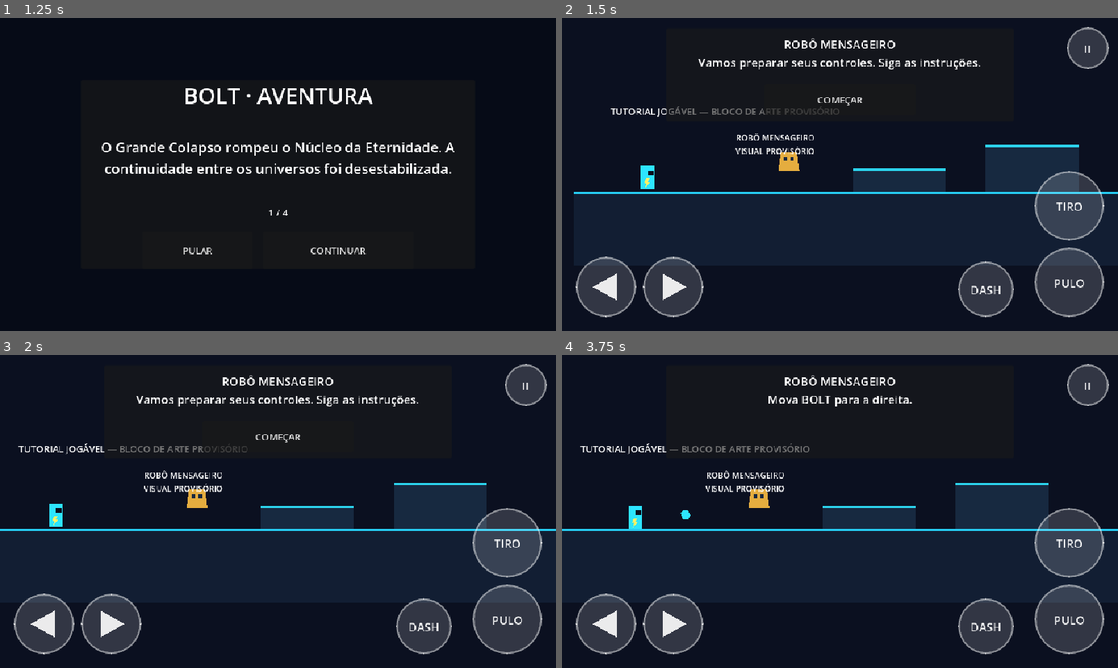
Above: before the commit, frames 1-4 (two rows, left to right).
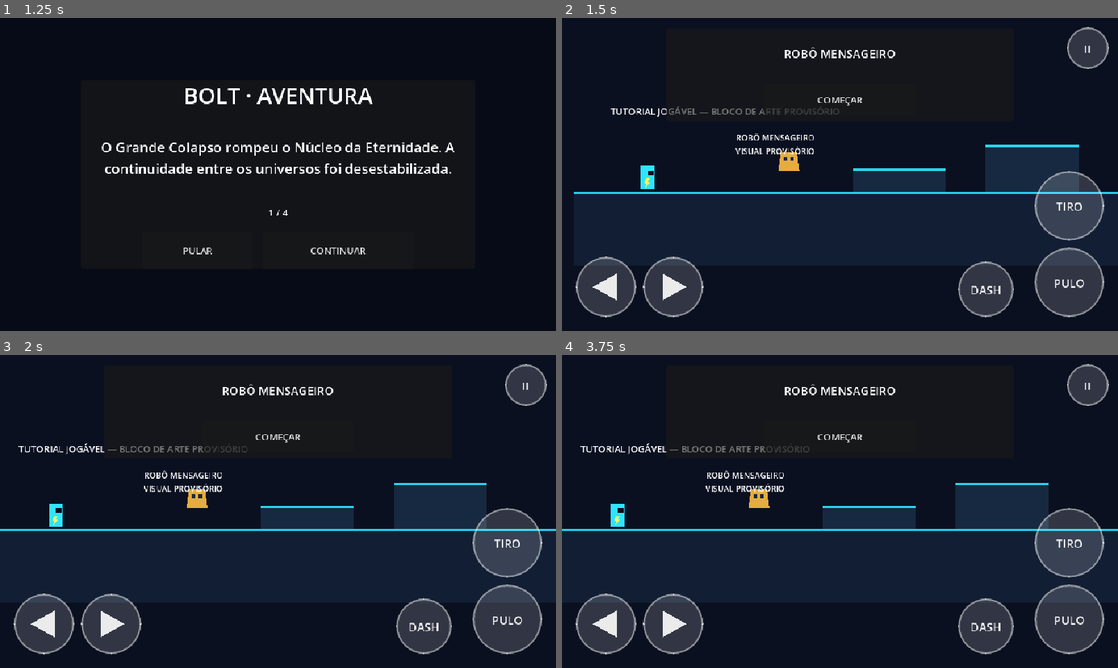
Above: after the commit, the same moments.

Repository: jyanzy19-yml/new-bolt-aventura
Game: Godot game, scene res://scenes/boot/boot.tscn
The game is run twice, just before and just after one commit, with the same random seed, the same clock (stepped at 60 frames per second) and the same inputs.
Inputs (mouse positions are in pixels of both pictures, inside the frame that each line leads up to):
- Up to frame 1 (1.25 s): click "NOVA JORNADA" at 0.5 s
- Up to frame 2 (1.5 s): click "PULAR" at 1.25 s
- Up to frame 3 (2 s): no input
- Up to frame 4 (3.75 s): click "COMEÇAR" at 2 s; click (840, 436) at 2.75 s, where only the run after the commit has a clickable "COMEÇAR"; tap Enter at 3.5 s; move the mouse to (962, 495) at 3.52 s; hold D (move_right) from 3.53 s (still down); tap J (attack) at 3.6 s; click (962, 495) at 3.67 s

Frame 1 is identical in both runs. In frame 2, 1.2% of the frame differs, in the area x 24-76%, y 6-17%; in frame 3, 1.2%; in frame 4, 1.4%, in the area x 8-63%, y 6-56%.
Error after the commit: Invalid access to property or key 'defeated' on a base object of type 'null instance'. (res://scripts/tutorial/tutorial.gd:35)

Commit message:
feat: add basic attack lesson to tutorial

Diff:
--- a/scripts/tutorial/tutorial.gd
+++ b/scripts/tutorial/tutorial.gd
@@ -6,13 +6,15 @@
 const CAMERA_LIMITS: Rect2i = Rect2i(0, -320, 1400, 560)
 const MOVE_TARGET_X: float = 300.0
 
-enum Step { INTRO, MOVE, JUMP, DASH, COMPLETE }
+enum Step { INTRO, MOVE, JUMP, DASH, ATTACK, COMPLETE }
 
 @onready var _player: BoltPlayer = %Bolt
 @onready var _spawn: Marker2D = $SpawnPoint
 @onready var _hud: Hud = %Hud
 @onready var _speech: Label = %SpeechLabel
 @onready var _start_button: Button = %StartButton
+@onready var _target: BoltTrainingTarget = %TrainingTarget
+@onready var _combat: BoltCombat = %Bolt/Combat
 
 var _step: Step = Step.INTRO
 var _spawn_position: Vector2 = Vector2.ZERO
@@ -30,6 +32,8 @@
 	%KillZone.body_entered.connect(_on_kill_zone_body_entered)
 	_hud.set_restart_path("res://scenes/tutorial/tutorial.tscn")
 	_player.state_changed.connect(_on_player_state_changed)
+	_target.defeated.connect(_on_target_defeated)
+	_combat.set_enabled(false)
 	_start_button.pressed.connect(_on_start_or_continue)
 	_render_step()
 
@@ -48,6 +52,11 @@
 	if _step == Step.JUMP and new_state == BoltPlayer.State.RISING:
 		_set_step(Step.DASH)
 	elif _step == Step.DASH and new_state == BoltPlayer.State.DASHING:
+		_set_step(Step.ATTACK)
+
+
+func _on_target_defeated() -> void:
+	if _step == Step.ATTACK:
 		_set_step(Step.COMPLETE)
 
 
@@ -87,6 +96,10 @@
 		Step.DASH:
 			_speech.text = "ROBÔ MENSAGEIRO\nExperimente o DASH para avançar rapidamente."
 			_start_button.visible = false
+		Step.ATTACK:
+			_combat.set_enabled(true)
+			_speech.text = "ROBÔ MENSAGEIRO\\nAponte para o alvo e use TIRO."
+			_start_button.visible = false
 		Step.COMPLETE:
 			_speech.text = "ROBÔ MENSAGEIRO\nControles básicos verificados. Cybercore aguarda."
 			_start_button.text = "ENTRAR EM CYBERCORE"
